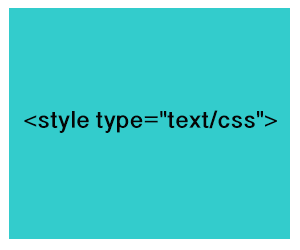
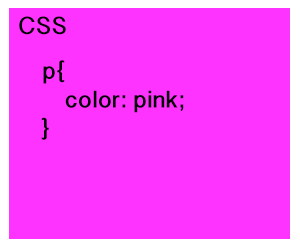
Layers edited between the first and the second w=300, h=250 image:
added layer "p{ color: pink; }" above "CSS" over 41, 60, 184, 140
renamed "<style type='text/css'>" to "CSS", painted on it over 19, 16, 277, 133
